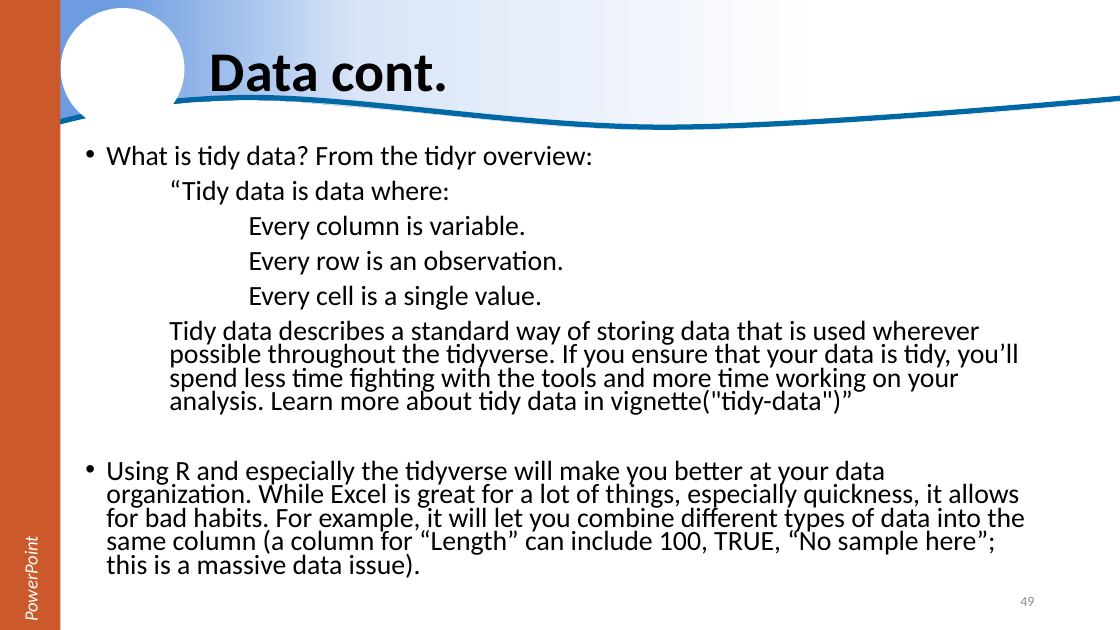
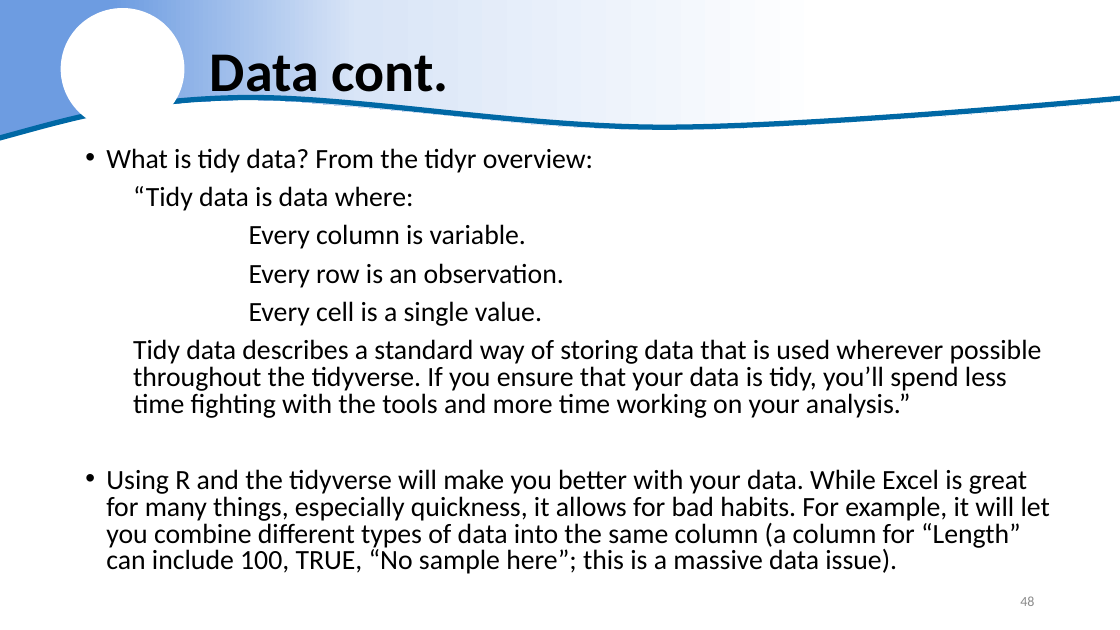
Before and after one commit to justinpriest/R_Intro_ADFG, a slide deck: slide 48 of The Basics of R.pptx (slide 49 before the commit). Drawn at 1120x630 pixels with LibreOffice and Linux fonts; fonts in the diff are those of the drawing; background and template pictures are left out. Boxes give left, top, right and bottom in pixels: in the first picture for what was removed or moved away, otherwise in the second. Text is boxed around its words. In the diff, an @@ line names an element or a change of style, - is before the commit and + after.

```diff
--- a/The Basics of R.pptx
+++ b/The Basics of R.pptx
@@ rectangle removed at (0, 0, 60, 630) @@
-PowerPoint
@@ text at (106, 148, 593, 326): line spacing 0.7 to 0.8 @@
@@ text at (106, 339, 1050, 574): text changed @@
-Tidy data describes a standard way of storing data that is used wherever possible throughout the tidyverse. If you ensure that your data is tidy, you’ll spend less time fighting with the tools and more time working on your analysis. Learn more about tidy data in vignette("tidy-data")”
-• Using R and especially the tidyverse will make you better at your data organization. While Excel is great for a lot of things, especially quickness, it allows for bad habits. For example, it will let you combine different types of data into the same column (a column for “Length” can include 100, TRUE, “No sample here”; this is a massive data issue).
+Tidy data describes a standard way of storing data that is used wherever possible throughout the tidyverse. If you ensure that your data is tidy, you’ll spend less time fighting with the tools and more time working on your analysis.”
+• Using R and the tidyverse will make you better with your data. While Excel is great for many things, especially quickness, it allows for bad habits. For example, it will let you combine different types of data into the same column (a column for “Length” can include 100, TRUE, “No sample here”; this is a massive data issue).
@@ page number at (1020, 596, 1034, 606): text changed @@
-49
+48
```
Also in this commit, not shown: 17 other slides changed, 20 slides added, 7 slides removed, 6 other files.
